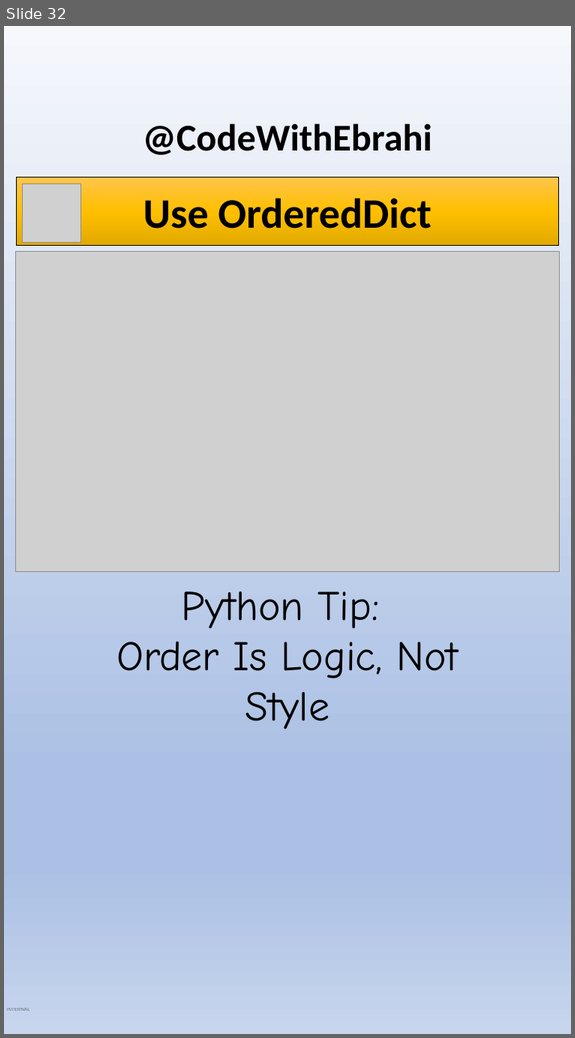
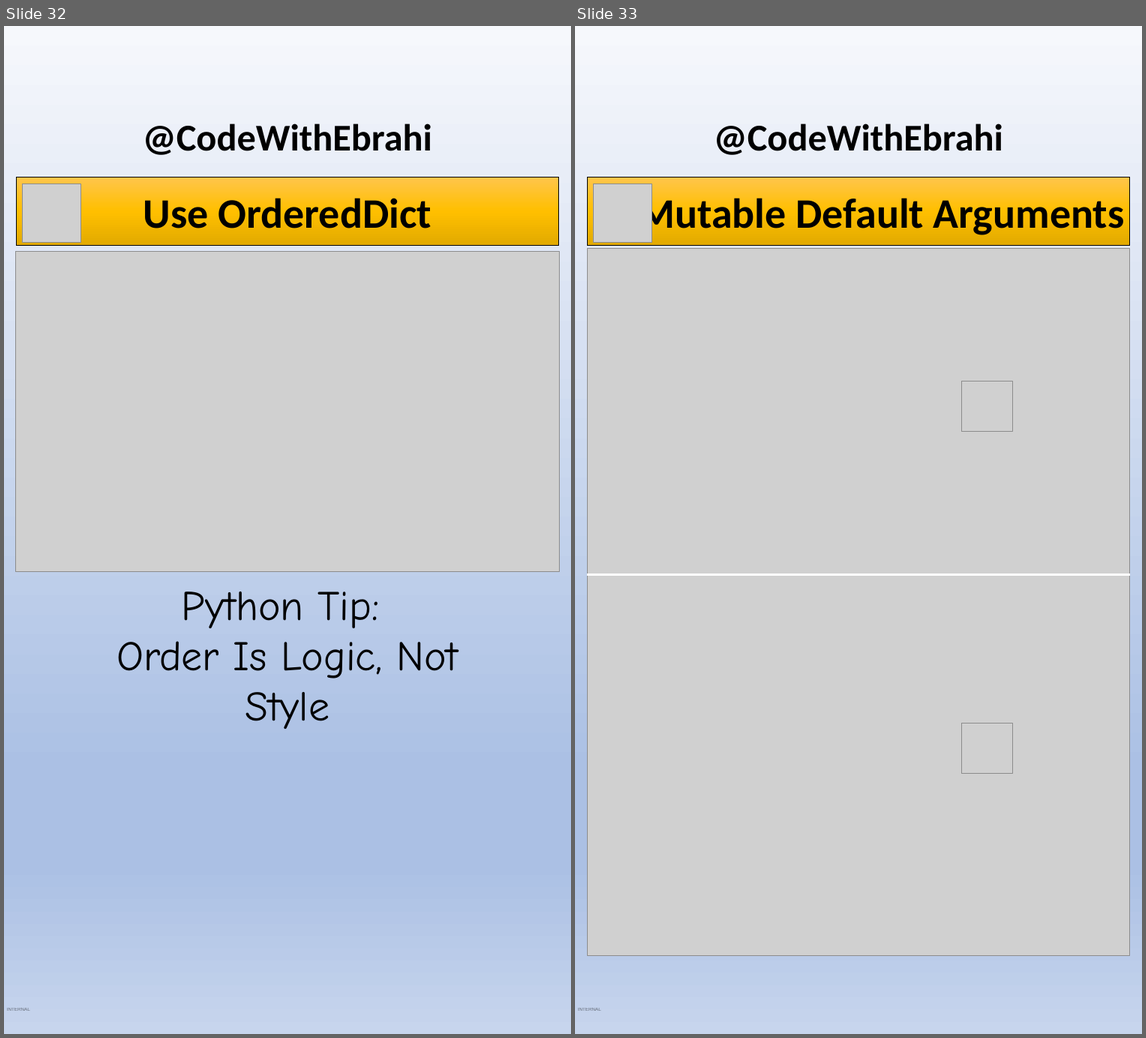
Before and after one commit to ebrahimsalehi1/python_codes, a slide deck: assets/shorts.pptx. Shown side by side, each under a label of ours: slide 32 before the commit, slides 32 and 33 after it. The pictures are 575x1038 and 1146x1038 pixels, drawn with LibreOffice and Linux fonts; fonts in the diff are those of the drawing; grey boxes stand for pictures; background and template pictures are left out. Boxes give left, top, right and bottom in pixels: in the first picture for what was removed or moved away, otherwise in the second. Text is boxed around its words. In the diff, an @@ line names an element or a change of style, - is before the commit and + after.

```diff
--- a/assets/shorts.pptx
+++ b/assets/shorts.pptx
@@ slide 33 added at bbox=[575, 26, 1142, 1034], background gradient #F6F8FC to #ABC0E4 to #C7D5ED; not listed: 2 template elements that a slide beside it also shows @@
@@ rectangle added at bbox=[587, 178, 1129, 245], fill gradient #FFC64B to #FFC000 to #E3AB00, outline #000000 0.5 pt, 60 pt, text #000000, bold @@
+Mutable Default Arguments
@@ picture added at bbox=[593, 184, 651, 242] @@
@@ picture added at bbox=[587, 248, 1129, 956] @@
@@ picture added at bbox=[962, 382, 1012, 432] @@
@@ line added from (587, 574) to (1129, 574), #FFFFFF 3 pt @@
@@ picture added at bbox=[962, 723, 1012, 774] @@
```
Also in this commit, not shown: 1 other slide added, 22 other files.
